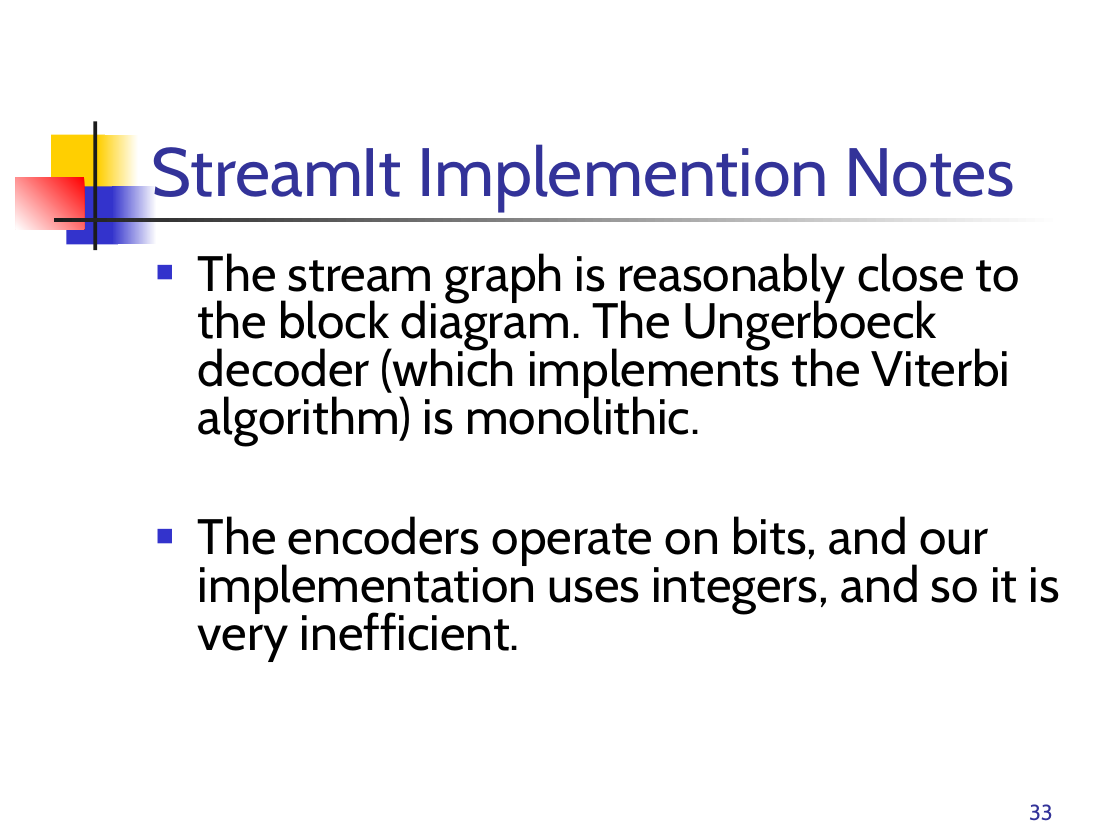
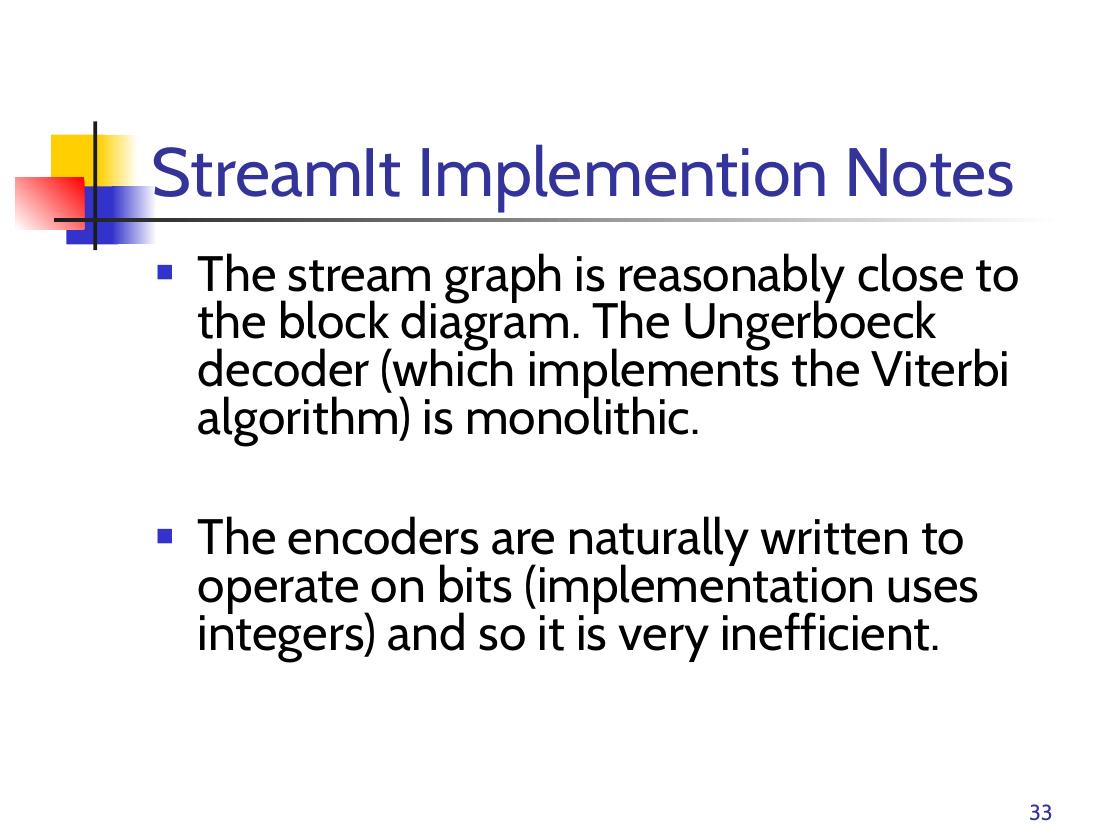
Before and after one commit to rrnewton/StreamIt, a slide deck: slide 33 of streams/apps/applications/hdtv/docs/Streamit-HDTV.ppt. Drawn at 1120x840 pixels with LibreOffice and Linux fonts; fonts in the diff are those of the drawing. Boxes give left, top, right and bottom in pixels: in the first picture for what was removed or moved away, otherwise in the second. Text is boxed around its words. In the diff, an @@ line names an element or a change of style, - is before the commit and + after.

```diff
--- a/streams/apps/applications/hdtv/docs/Streamit-HDTV.ppt
+++ b/streams/apps/applications/hdtv/docs/Streamit-HDTV.ppt
@@ text at bbox=[198, 516, 980, 661]: text changed @@
-■ The encoders operate on bits, and our implementation uses integers, and so it is very inefficient.
+■ The encoders are naturally written to operate on bits (implementation uses integers) and so it is very inefficient.
```
Also in this commit, not shown: 3 other slides changed, 1 other file.
